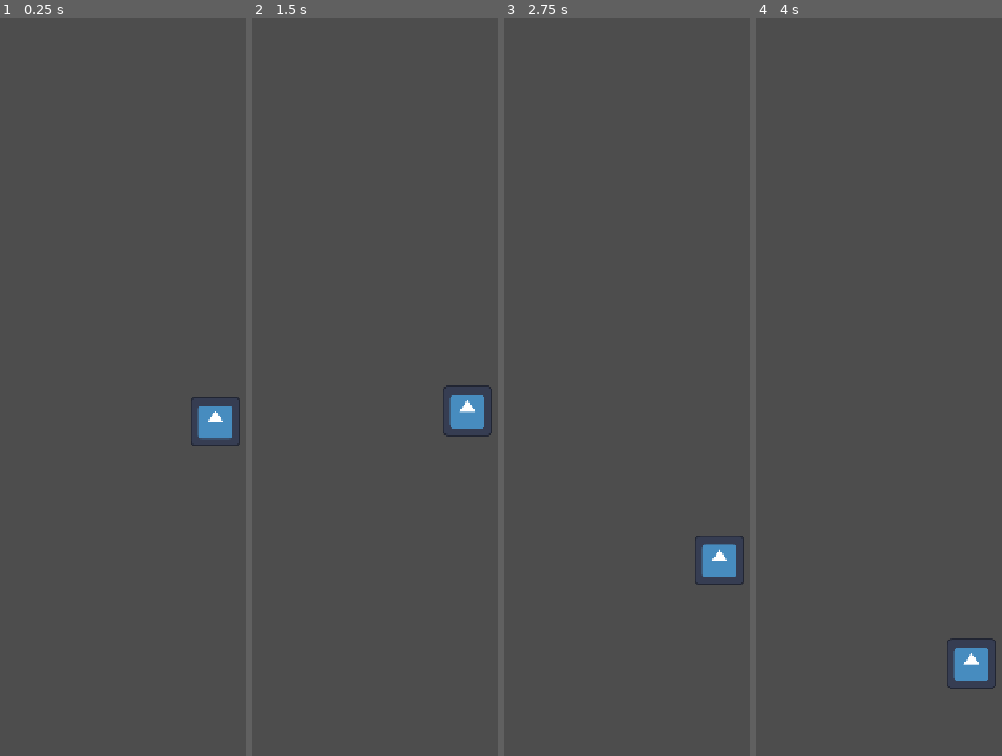
Above: before the commit, frames 1-4 (left to right).
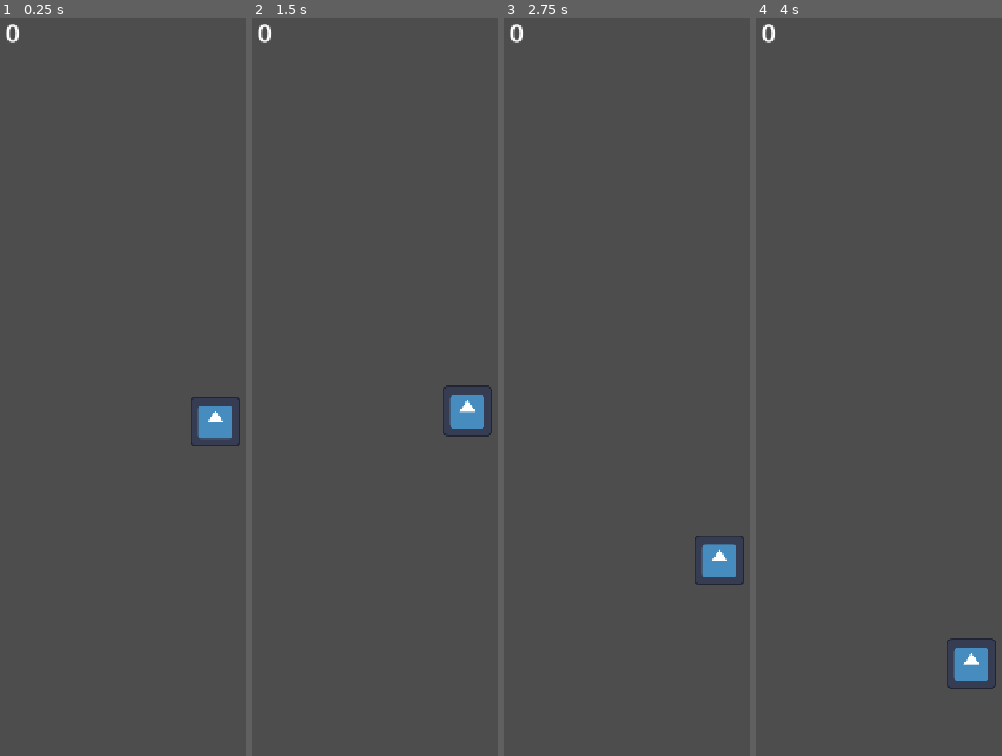
Above: after the commit, the same moments.

Repository: ilcubo/flappybird
Game: Godot game, scene res://world.tscn
The game is run twice, just before and just after one commit, with the same random seed, the same clock (stepped at 60 frames per second) and the same inputs. Before the commit the project has no main scene; this scene is started directly in both runs. The engine's default icon, where the game draws it, is replaced by a stand-in: a white triangle on a blue panel in a dark square.
Inputs:
- Up to frame 1 (0.25 s): no input
- Up to frame 2 (1.5 s): tap Enter (ui_accept) at 0.5, 0.77 s
- Up to frame 3 (2.75 s): tap Enter (ui_accept) at 1.52 s
- Up to frame 4 (4 s): tap Enter (ui_accept) at 3.02, 3.77 s

The runs differ from the first frame. In frame 1, less than 0.1% of the frame differs, in the area x 2-8%, y 0-4%; in frame 2, less than 0.1%; in frame 3, less than 0.1%; in frame 4, less than 0.1%.
Error before the commit: Invalid access to property or key 'game_speed' on a base object of type 'Nil'. (res://obstacle.gd:15)
Error after the commit: Invalid access to property or key 'game_speed' on a base object of type 'Nil'. (res://obstacle.gd:13)

Commit message:
🚧 Update score display and show death screen

Diff:
--- a/global.gd
+++ b/global.gd
@@ -3,4 +3,4 @@
 
 var has_played : bool = true
 var game_speed : float = 1.0
-var highest_score : int = 0
+var high_score : int = 0
--- /dev/null
+++ b/interface.gd
@@ -0,0 +1,16 @@
+extends CanvasLayer
+
+
+var score : int = 0
+
+
+func update_score() -> void:
+	score += 1
+	$ScoreLabel.text = "%d" % score
+
+func _on_bird_die() -> void:
+	Global.high_score = max(Global.high_score, score)
+	$GameOver/CurrentScore.text = "Score: %d" % score
+	$GameOver/HighScore.text = "High Score: %d" % Global.high_score
+	$GameOver.visible = true
+	$ScoreLabel.visible = false
--- a/interface.tscn
+++ b/interface.tscn
@@ -1,6 +1,9 @@
 [gd_scene format=3 uid="uid://bkyau8pgs5esm"]
 
-[node name="Interface" type="CanvasLayer" unique_id=1595998990]
+[ext_resource type="Script" uid="uid://b7ksrf5idxpmm" path="res://interface.gd" id="1_rh14k"]
+
+[node name="Interface" type="CanvasLayer" unique_id=1595998990 groups=["interface"]]
+script = ExtResource("1_rh14k")
 
 [node name="ScoreLabel" type="Label" parent="." unique_id=861319902]
 offset_left = 20.0
@@ -11,6 +14,7 @@
 text = "0"
 
 [node name="GameOver" type="VBoxContainer" parent="." unique_id=1959920188]
+visible = false
 anchors_preset = 15
 anchor_right = 1.0
 anchor_bottom = 1.0
--- a/obstacle.gd
+++ b/obstacle.gd
@@ -1,7 +1,5 @@
 extends Node2D
 
-
-signal scored
 
 @export var velocity : float = 250;
 
@@ -18,4 +16,4 @@
 
 
 func _on_area_2d_body_entered(body: Node2D) -> void:
-	emit_signal("scored")
+	get_tree().call_group("interface", "update_score")
--- a/project.godot
+++ b/project.godot
@@ -11,6 +11,7 @@
 [application]
 
 config/name="flappybird"
+run/main_scene="uid://dcxbtb1m0pwca"
 config/features=PackedStringArray("4.7", "GL Compatibility")
 config/icon="res://icon.svg"
 
@@ -28,6 +29,7 @@
 [global_group]
 
 obstacles=""
+interface=""
 
 [physics]
 
--- a/world.tscn
+++ b/world.tscn
@@ -2,6 +2,7 @@
 
 [ext_resource type="PackedScene" uid="uid://bqeb7br0unuvx" path="res://bird.tscn" id="1_f3sb7"]
 [ext_resource type="Script" uid="uid://dm2ce841cbxdw" path="res://obstacle_spawner.gd" id="2_tlwt5"]
+[ext_resource type="PackedScene" uid="uid://bkyau8pgs5esm" path="res://interface.tscn" id="3_tlwt5"]
 
 [sub_resource type="WorldBoundaryShape2D" id="WorldBoundaryShape2D_s8ogb"]
 normal = Vector2(0, 1)
@@ -33,5 +34,8 @@
 [node name="CollisionShape2D" type="CollisionShape2D" parent="BorderBottom" unique_id=280328287]
 shape = SubResource("WorldBoundaryShape2D_8h51l")
 
+[node name="Interface" parent="." unique_id=1595998990 instance=ExtResource("3_tlwt5")]
+
 [connection signal="die" from="Bird" to="ObstacleSpawner" method="_on_bird_die"]
+[connection signal="die" from="Bird" to="Interface" method="_on_bird_die"]
 [connection signal="timeout" from="ObstacleSpawner/Timer" to="ObstacleSpawner" method="_on_timer_timeout"]
